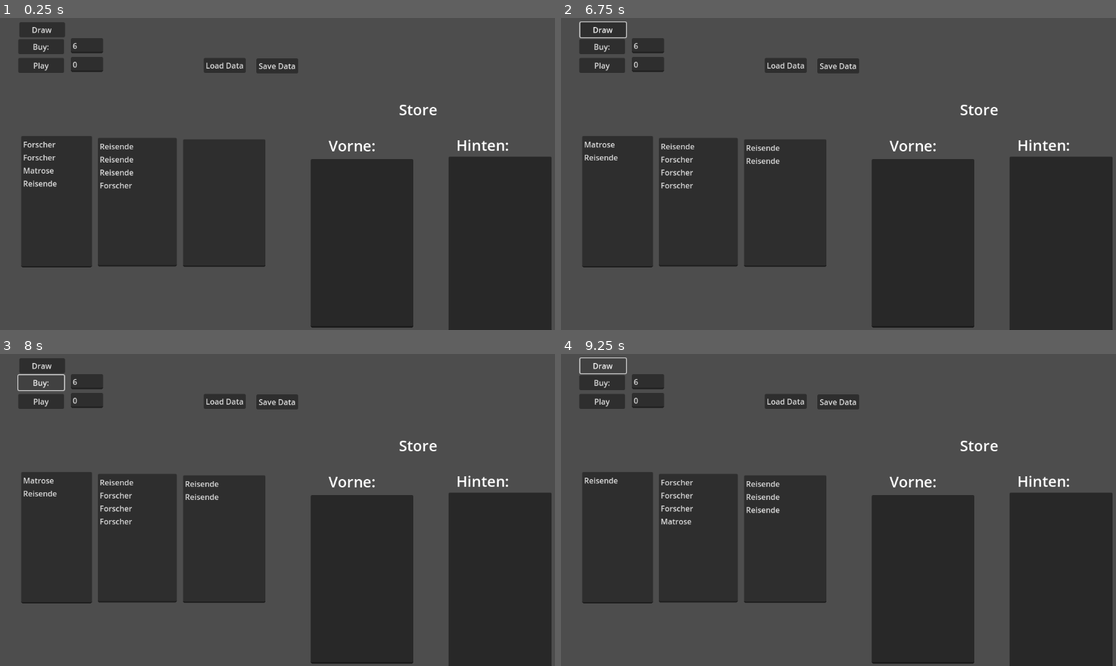
Above: before the commit, frames 1-4 (two rows, left to right).
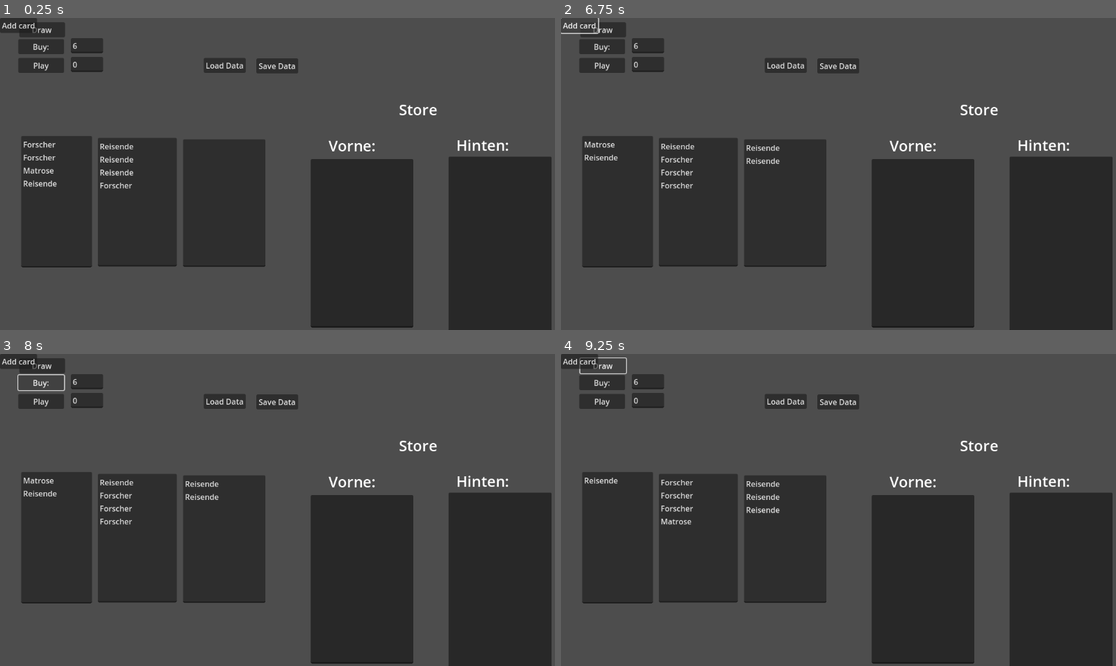
Above: after the commit, the same moments.

Repository: AdminL3/El-Dorado-Assistent
Game: Godot game, scene res://scenes/game.tscn
Two runs of this game, one before a commit and one after it. Both use one fixed random seed, a clock stepped at 60 frames per second and the inputs below.
Inputs (mouse positions are in pixels of both pictures, inside the frame that each line leads up to):
- Up to frame 1 (0.25 s): no input
- Up to frame 2 (6.75 s): click (783, 202) at 0.52 s; type "12" at 0.6 s; click (577, 24) at 1.25 s, where only the run after the commit has a clickable "Add card"; click "Play" at 2 s; click "Play" at 2.75 s; click "Buy:" at 3.5 s; click "Draw" at 4.25 s; click "Buy:" at 5 s; click "Draw" at 5.75 s; click (577, 24) at 6.5 s, where only the run after the commit has a clickable "Add card"
- Up to frame 3 (8 s): click "Buy:" at 7.25 s
- Up to frame 4 (9.25 s): click "Play" at 8 s; click "Draw" at 8.75 s

The runs differ from the first frame. In frame 1, 0.2% of the frame differs, in the area x 0-7%, y 0-5%; in frame 2, 0.2%; in frame 3, 0.2%; in frame 4, 0.2%.
Error in both runs: Invalid access of index '6' on a base object of type: 'Array'. (res://scripts/manager.gd:184)

Commit message:
trying out node spawning
for visual representation

Diff:
--- /dev/null
+++ b/scenes/card.tscn
@@ -0,0 +1,14 @@
+[gd_scene load_steps=3 format=3 uid="uid://cts7lb4irwvkn"]
+
+[ext_resource type="Texture2D" uid="uid://de24cmjptlbe4" path="res://icon.svg" id="1_8rgwj"]
+
+[sub_resource type="RectangleShape2D" id="RectangleShape2D_4n70p"]
+size = Vector2(136, 134)
+
+[node name="Card" type="Area2D"]
+
+[node name="Sprite" type="Sprite2D" parent="."]
+texture = ExtResource("1_8rgwj")
+
+[node name="CollisionShape" type="CollisionShape2D" parent="."]
+shape = SubResource("RectangleShape2D_4n70p")
--- a/scenes/game.tscn
+++ b/scenes/game.tscn
@@ -115,8 +115,18 @@
 offset_bottom = 115.0
 text = "Save Data"
 
+[node name="HBoxContainer" type="HBoxContainer" parent="."]
+offset_right = 40.0
+offset_bottom = 40.0
+
+[node name="Button" type="Button" parent="."]
+offset_right = 8.0
+offset_bottom = 8.0
+text = "Add card"
+
 [connection signal="pressed" from="Buy" to="." method="_on_buycard_0_pressed"]
 [connection signal="pressed" from="Play" to="." method="testplay"]
 [connection signal="pressed" from="Draw" to="." method="draw"]
 [connection signal="pressed" from="Load Data" to="." method="loaddata"]
 [connection signal="pressed" from="Save Data" to="." method="savedata"]
+[connection signal="pressed" from="Button" to="." method="_on_button_pressed"]
--- a/scripts/manager.gd
+++ b/scripts/manager.gd
@@ -352,3 +352,7 @@
 	hinten = file.get_var()
 	_update_text()
 	print("Data loaded...")
+
+
+func _on_button_pressed():
+	pass
